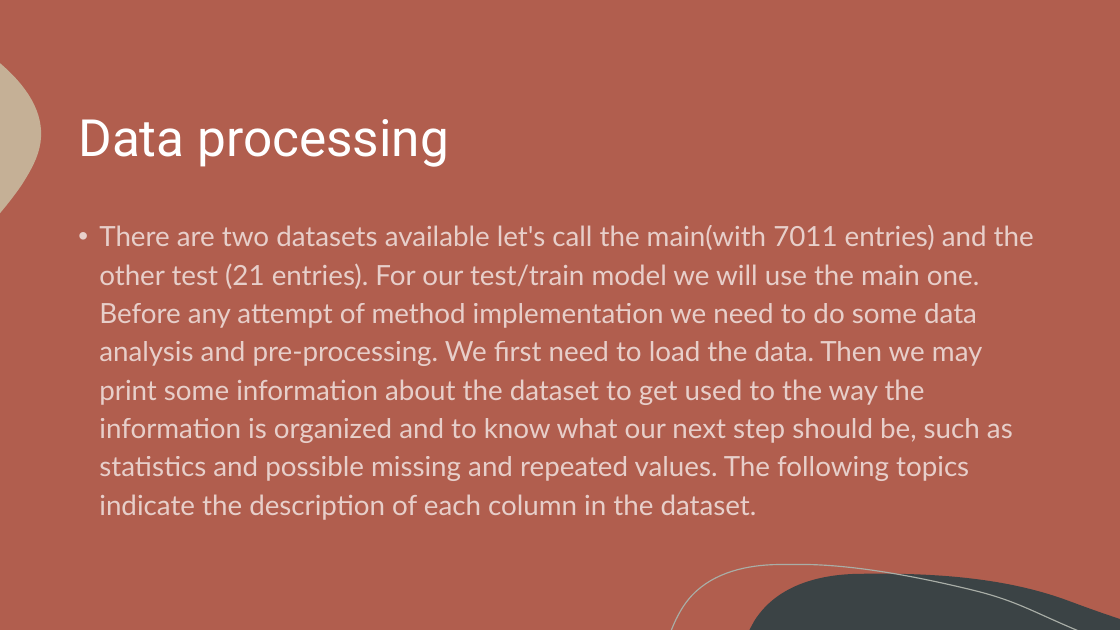
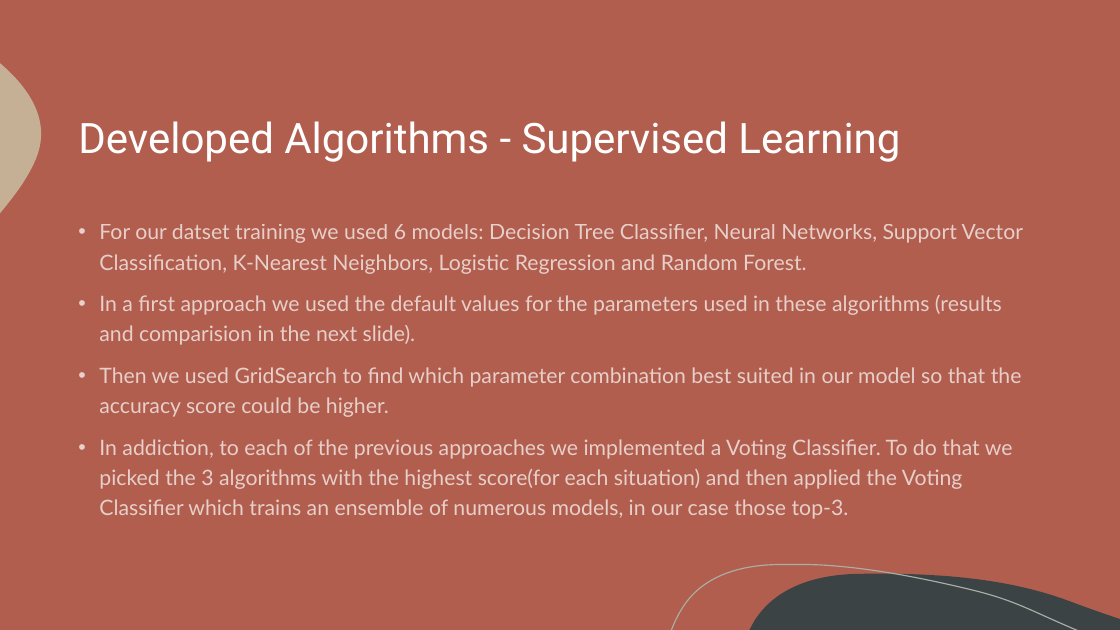
Before and after one commit to itsdomsantos/IART-2022, a slide deck: slide 8 of proj2/iart_proj2_final.pptx (slide 6 before the commit). Drawn at 1120x630 pixels with LibreOffice and Linux fonts; fonts in the diff are those of the drawing. Boxes give left, top, right and bottom in pixels: in the first picture for what was removed or moved away, otherwise in the second. Text is boxed around its words. In the diff, an @@ line names an element or a change of style, - is before the commit and + after.

```diff
--- a/proj2/iart_proj2_final.pptx
+++ b/proj2/iart_proj2_final.pptx
@@ title at [78,121,900,162]: text changed; size 44 to 36 pt @@
-Data processing
+Developed Algorithms - Supervised Learning
@@ text at [99,224,1024,519]: text changed; size 23.8 to 18.2 pt @@
-• There are two datasets available let's call the main(with 7011 entries) and the other test (21 entries). For our test/train model we will use the main one. Before any attempt of method implementation we need to do some data analysis and pre-processing. We first need to load the data. Then we may print some information about the dataset to get used to the way the information is organized and to know what our next step should be, such as statistics and possible missing and repeated values. The following topics indicate the description of each column in the dataset.
+• For our datset training we used 6 models: Decision Tree Classifier, Neural Networks, Support Vector Classification, K-Nearest Neighbors, Logistic Regression and Random Forest.
+• In a first approach we used the default values for the parameters used in these algorithms (results and comparision in the next slide).
+• Then we used GridSearch to find which parameter combination best suited in our model so that the accuracy score could be higher.
+• In addiction, to each of the previous approaches we implemented a Voting Classifier. To do that we picked the 3 algorithms with the highest score(for each situation) and then applied the Voting Classifier which trains an ensemble of numerous models, in our case those top-3.
```
Also in this commit, not shown: 2 other slides changed, 1 slide added, 5 slides removed, 5 other files.
